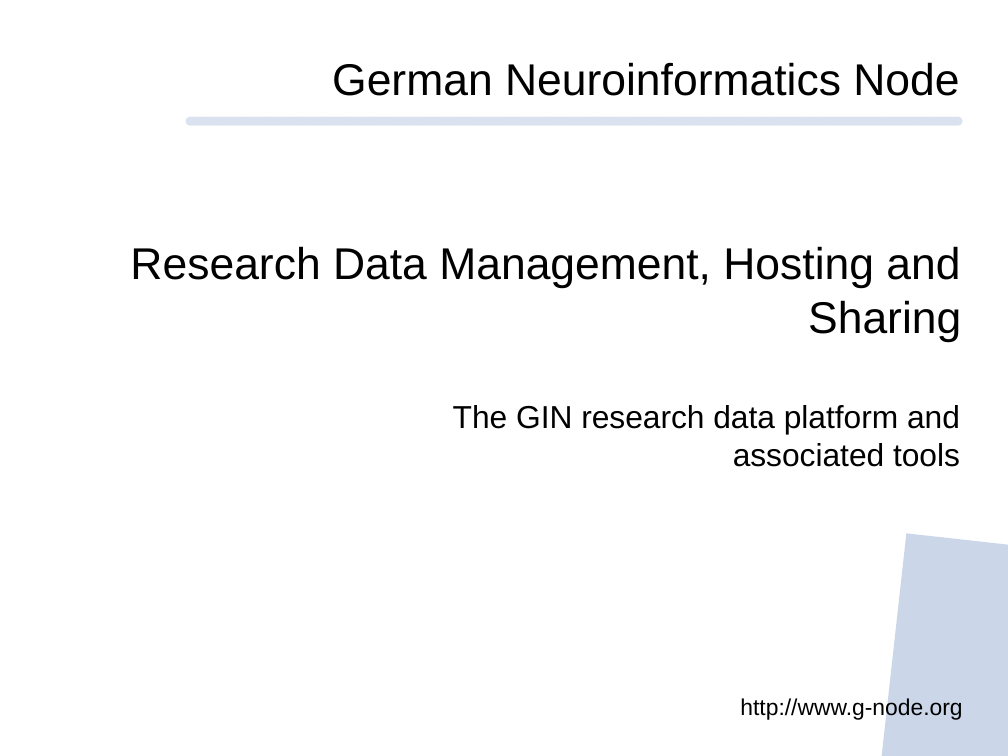
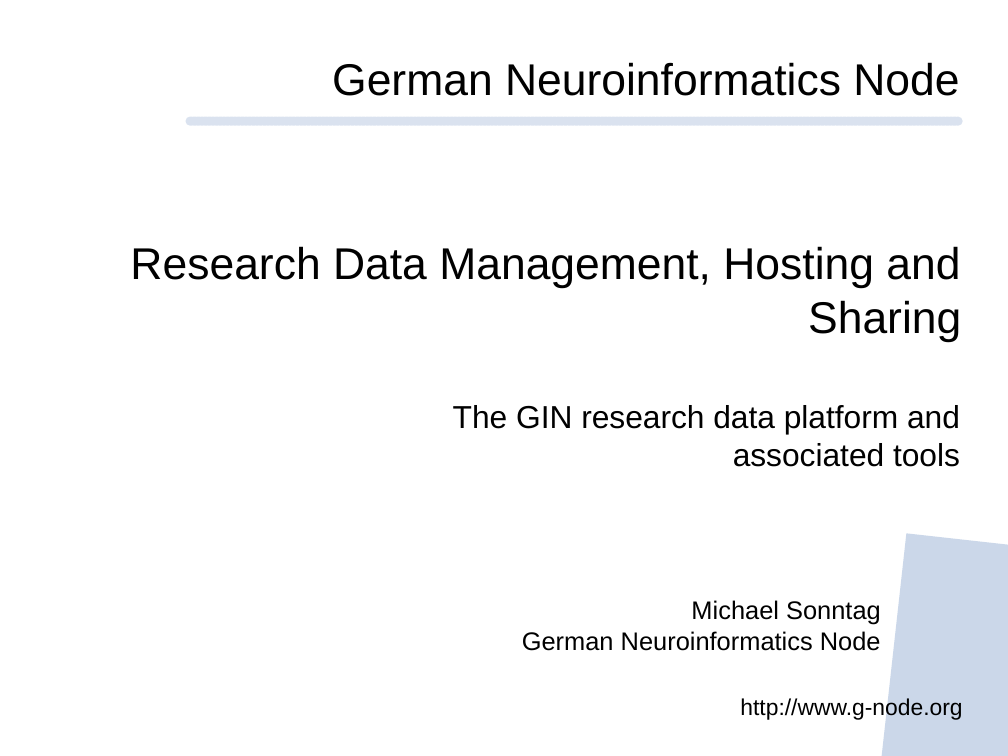
Before and after one commit to mpsonntag/prespost, a slide deck: slide 1 of 202209_INCF_online/202209_INCF_Online_GIN.odp. Drawn at 1008x756 pixels with LibreOffice and Linux fonts; fonts in the diff are those of the drawing; background and template pictures are left out. Boxes give left, top, right and bottom in pixels: in the first picture for what was removed or moved away, otherwise in the second. Text is boxed around its words. In the diff, an @@ line names an element or a change of style, - is before the commit and + after.

```diff
--- a/202209_INCF_online/202209_INCF_Online_GIN.odp
+++ b/202209_INCF_online/202209_INCF_Online_GIN.odp
@@ text added at (522, 600, 881, 651), 20 pt, text #000000 @@
+Michael Sonntag
+German Neuroinformatics Node
```
Also in this commit, not shown: 1 other slide changed, 1 other file.
